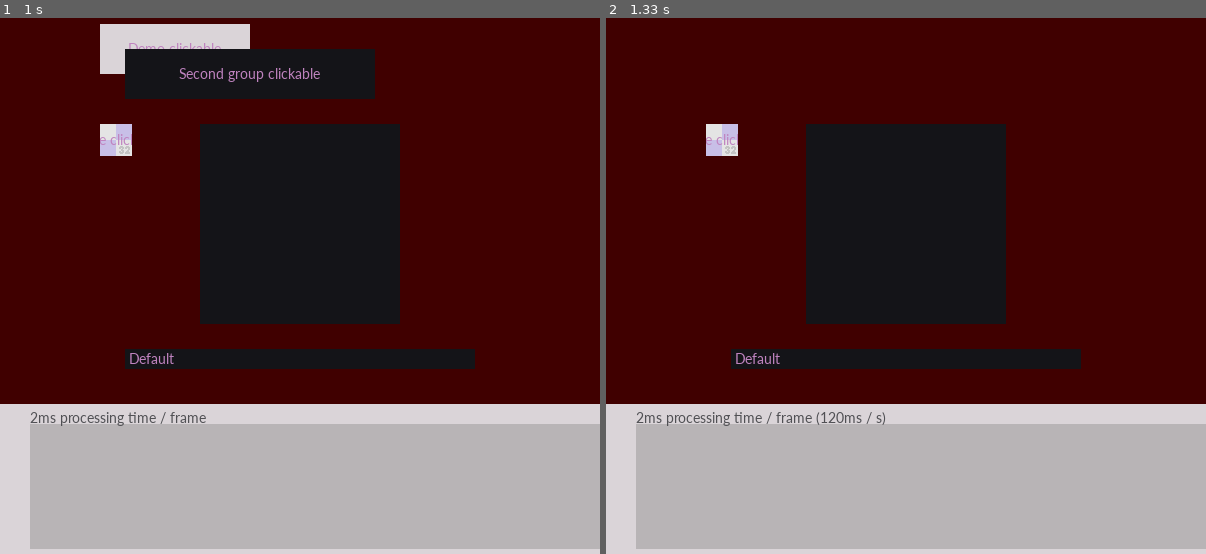
Above: before the commit, frames 1-2 (left to right).
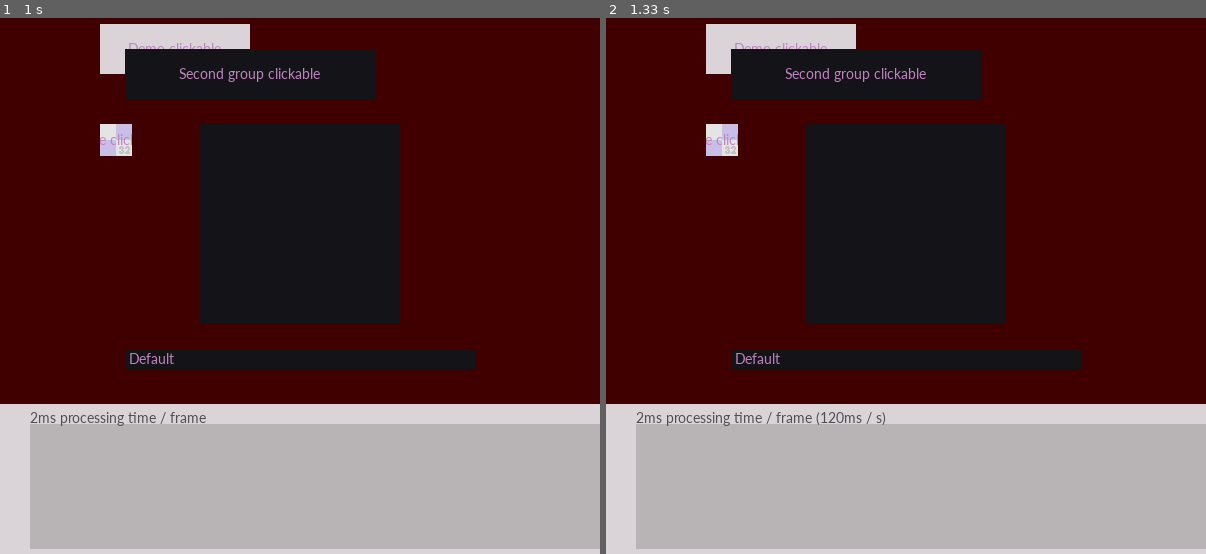
Above: after the commit, the same moments.

Repository: ageneric/pygame-engine-indev
Game: pygame game, started from main.py
The game is run twice, just before and just after one commit, with the same random seed, the same clock (stepped at 60 frames per second) and the same inputs.
Inputs (mouse positions are in pixels of both pictures, inside the frame that each line leads up to):
- Up to frame 1 (1 s): press the mouse at (114, 141) at 0.37 s; move the mouse to (192, 103) at 0.47 s; release the mouse at (276, 66) at 0.6 s; press the mouse at (174, 50) at 0.7 s; move the mouse to (132, 232) at 0.8 s; release the mouse at (90, 420) at 0.93 s
- Up to frame 2 (1.33 s): click (720, 141) at 1.05 s

Frame 1 is identical in both runs. In frame 2, 5.2% of the frame differs, in the area x 16-63%, y 1-16%.

Commit message:
Move transform check from update to draw and do minor optimisations

Diff:
--- a/engine/base_node.py
+++ b/engine/base_node.py
@@ -34,7 +34,7 @@
 
     def __setattr__(self, key, value):
         object.__setattr__(self, key, value)
-        if not self.is_modified and key in ('x', 'y', 'width', 'height', 'rotation'):
+        if not self.is_modified and key not in ('anchor', 'anchor_x', 'anchor_y'):
             object.__setattr__(self, 'is_modified', True)
 
     # Getters and setters for transform properties
@@ -65,23 +65,25 @@
 class Node:
     def __init__(self, node_props: NodeProperties):
         if not hasattr(node_props[0], 'add_child'):
-            raise ValueError(f'Incorrect type for parent, NodeProperties[0]: found {node_props[0]}')
+            raise AttributeError(f'Incorrect type for parent, NodeProperties[0] (got {node_props[0]})')
         self.parent = node_props[0]
         self.parent.add_child(self)
         self.transform = Transform(*node_props[1:-1])
-        self._enabled = node_props[-1]
+        self._enabled = node_props[8]
 
         self.nodes = []
 
     def update(self):
-        for child in self.nodes:
-            if child.enabled:
-                child.update()
+        if self.nodes:  # optimisation; check for leaf node (~0.9x time)
+            for child in self.nodes:
+                if child.enabled:
+                    child.update()
 
     def draw(self, surface):
-        for child in self.nodes:
-            if child.enabled:
-                child.draw(surface)
+        if self.nodes:  # optimisation; check for leaf node (~0.9x time)
+            for child in self.nodes:
+                if child.enabled:
+                    child.draw(surface)
 
     def add_child(self, child):
         self.nodes.append(child)
@@ -123,7 +125,7 @@
 
 class SpriteNode(pygame.sprite.DirtySprite, Node):
     def __init__(self, node_props: NodeProperties, *groups, image=None, fill_color=None):
-        if isinstance(groups[0], pygame.sprite.AbstractGroup):
+        if groups and isinstance(groups[0], pygame.sprite.AbstractGroup):
             pygame.sprite.DirtySprite.__init__(self, *groups)
         else:
             print('Engine warning: a SpriteNode was initialised without a group or with an incorrect type.\n'
@@ -142,13 +144,13 @@
         else:
             self.image = pygame.Surface(self.transform.size, 0, image)
 
-    def update(self):
-        Node.update(self)
+    def draw(self, surface):
         if self.transform.is_modified:
             self.transform.is_modified = False
-            self.rect = self.world_rect()
             if self.dirty < 2:
                 self.dirty = 1
+            self.rect = self.world_rect()
+        Node.draw(self, self.dirty)
 
     def __del__(self):
         pygame.sprite.Sprite.kill(self)
@@ -156,4 +158,4 @@
 
     def cascade_set_visible(self, set_visible):
         Node.cascade_set_visible(self, set_visible)
-        self.visible = int(set_visible and self._enabled)
+        self._visible = int(set_visible and self._enabled)
